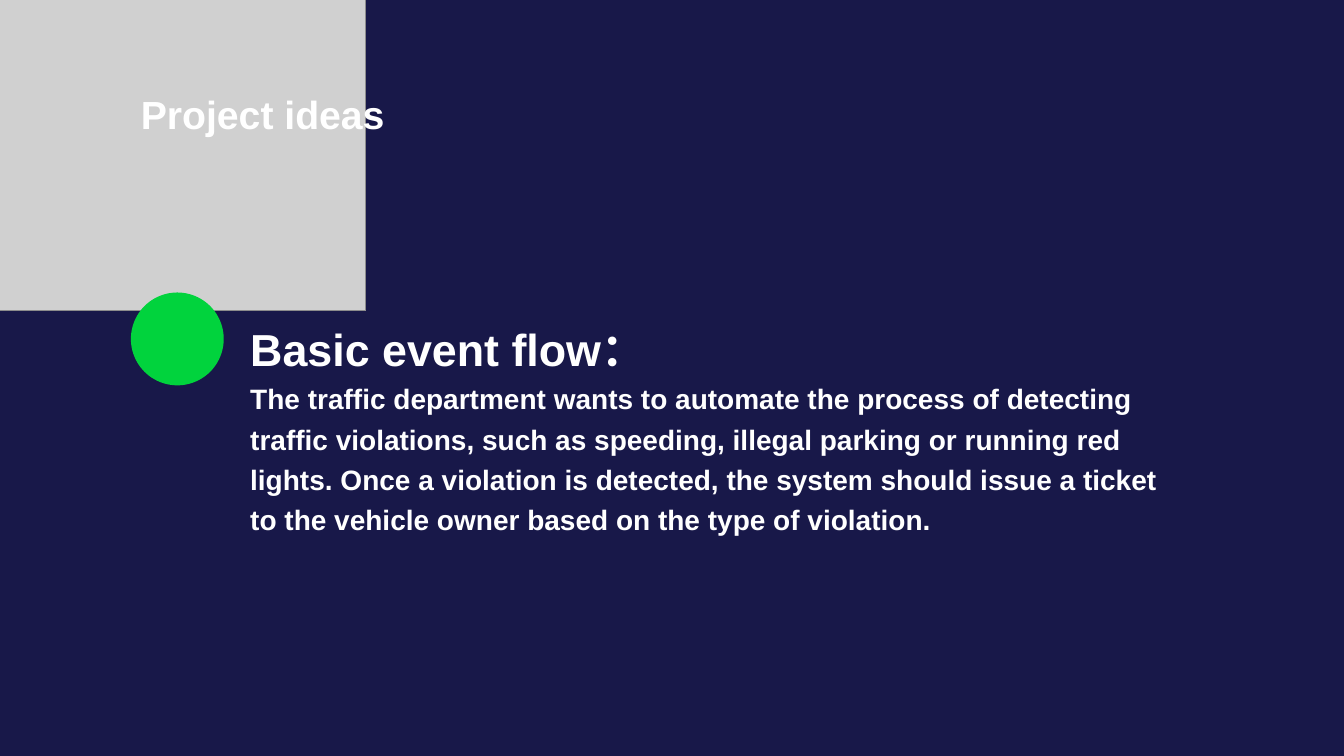
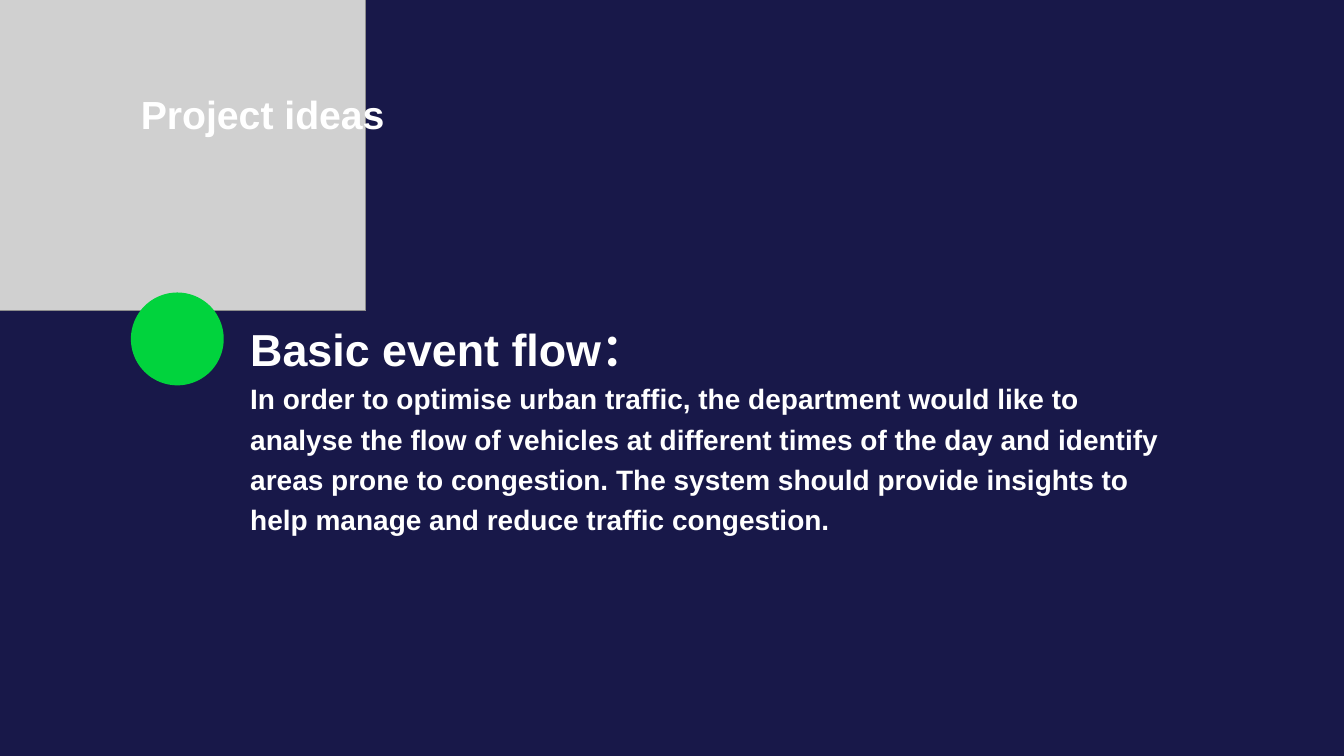
Before and after one commit to LZPMPC005L/Vehicle-management, a slide deck: slide 2 of Vehicle management.pptx. Drawn at 1344x756 pixels with LibreOffice and Linux fonts; fonts in the diff are those of the drawing; grey boxes stand for pictures. Boxes give left, top, right and bottom in pixels: in the first picture for what was removed or moved away, otherwise in the second. Text is boxed around its words. In the diff, an @@ line names an element or a change of style, - is before the commit and + after.

```diff
--- a/Vehicle management.pptx
+++ b/Vehicle management.pptx
@@ text at (250, 388, 1158, 535): text changed @@
-The traffic department wants to automate the process of detecting traffic violations, such as speeding, illegal parking or running red lights. Once a violation is detected, the system should issue a ticket to the vehicle owner based on the type of violation.
+In order to optimise urban traffic, the department would like to analyse the flow of vehicles at different times of the day and identify areas prone to congestion. The system should provide insights to help manage and reduce traffic congestion.
```
Also in this commit, not shown: 4 other slides changed, 15 slides added, 10 slides removed, 12 other files.
